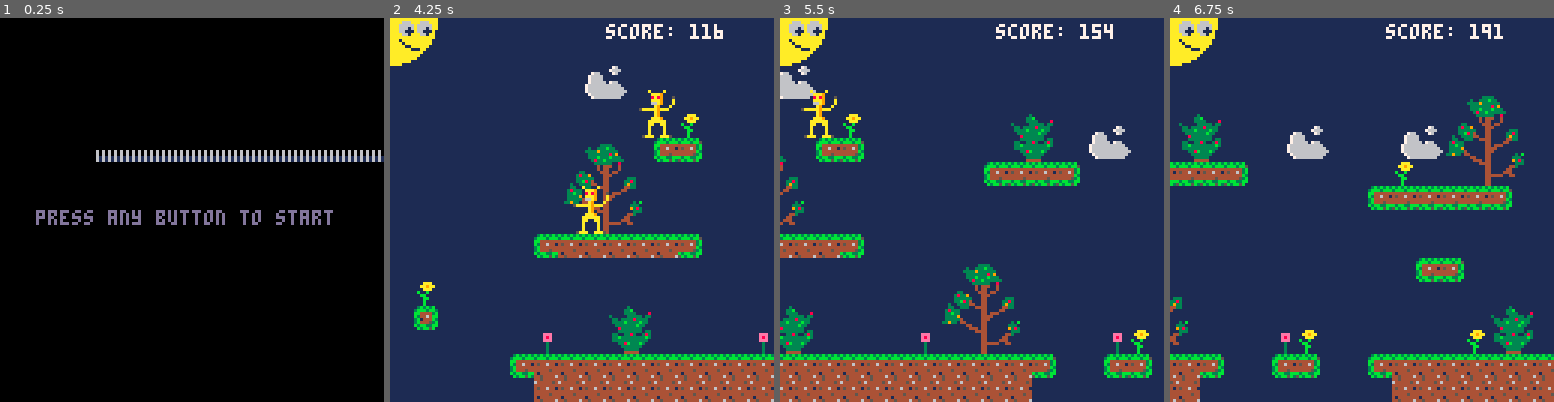
Above: before the commit, frames 1-4 (left to right).
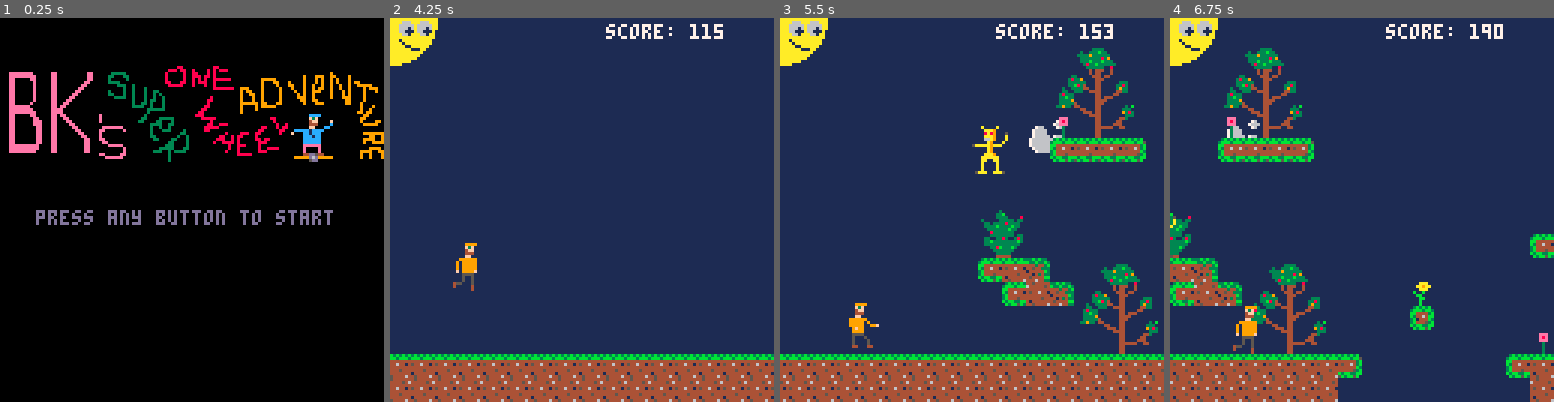
Above: after the commit, the same moments.

Repository: elennick/bksowa
Game: PICO-8 cartridge bksowa.p8
Same seed, same stepped clock (60 frames per second), same inputs: the game is played once before the commit and once after it.
Inputs:
- Up to frame 1 (0.25 s): no input
- Up to frame 2 (4.25 s): tap X (X key) at 0.33, 1.07, 1.85, 2.97, 4.08 s; tap O (Z key) at 0.7, 1.7, 2.1, 2.5, 2.9, 3.3, 3.7, 4.1 s; hold Right 1.6-2.1 s; hold Up 2.15-2.42 s; hold Right 2.47-3.03 s; hold Left 3.08-3.58 s; hold Down 3.63-3.97 s; hold Right from 4.02 s (still down)
- Up to frame 3 (5.5 s): tap O (Z key) at 4.5, 4.9, 5.3 s; release Right at 4.68 s; hold Up 4.73-5.03 s; hold Left from 5.08 s (still down); tap X (X key) at 5.2 s
- Up to frame 4 (6.75 s): release Left at 5.68 s; tap O (Z key) at 5.7, 6.1, 6.5 s; hold Down 5.73-6.03 s; hold Right 6.08-6.58 s; tap X (X key) at 6.32 s; hold Right from 6.63 s (still down)

The runs differ from the first frame. In frame 1, 6.7% of the frame differs, in the area x 2-100%, y 12-38%; in frame 2, 15%; in frame 3, 22%; in frame 4, 26%, in the area x 0-100%, y 1-100%.

Commit message:
added death screen and made it so falling in a hole kills you

Diff:
--- a/bksowa.p8
+++ b/bksowa.p8
@@ -4,6 +4,7 @@
 function _init()
   //screen state
   screen = 1  // game title
+  //5 = intro
   //10 = gameplay
   //99 = game over
 
@@ -92,6 +93,11 @@
   t=0
 end
 
+function jump()
+  p.vy = -6
+  sfx(0)
+end
+
 function _update()
   if screen == 1 then
     if btn() > 0 then
@@ -99,14 +105,22 @@
     end
   end
 
+  if screen == 99 then
+    if btn() > 0 then
+      cls()
+      screen = 10
+      start(1)
+    end
+  end
+
   if screen == 10 then
 		  if btnp(2) then
 		    if p.state == "running" then
 		      p.state = "jump1"
-		      p.vy = -6
+		      jump()
 		    elseif p.state == "jump1" then
 		      p.state = "jump2"
-		      p.vy = -6
+		      jump()
 		    end
 		  elseif grounded(p) then
 		    p.vy = 0
@@ -138,10 +152,14 @@
     end
     enemies.lj += 1
 
-    if score > 200 and cl==1 then
+    if score > 300 and cl==1 then
       start(2)
-    elseif score > 400 and cl==2 then
+    elseif score > 600 and cl==2 then
       start(3)
+    end
+
+    if p.y > l[cl].y + 128 then
+      screen = 99
     end
   end
 end
@@ -181,6 +199,10 @@
 	  		print("score: "..score, cx+70, l[cl].y+2, 7)
 	  		score += 1
 	  		camera(cx, l[cl].y)
+  end
+
+  if screen == 99 then
+    drawdeathscreen()
   end
 end
 
@@ -237,10 +259,49 @@
 end
 
 function drawtitlescreen()
-		spr(129, 32, 16, 64, 64)
+		spr(192, 0, 16, 64, 64)
 	 color(13)
 	 print("press any button to start", 12, 64)
 end
+
+function drawdeathscreen()
+  camera(0,0)
+  color(13)
+  print("bk broke his collarbone!", 12, 64)
+  print("press any button to restart", 12, 80)
+end
+…(32 lines of a section not shown)…
 
 
 
Not shown, changed: 32 lines of the sprite sheet (__gfx__) section of bksowa.p8
Not shown, changed: the sound effects (__sfx__) section of bksowa.p8
